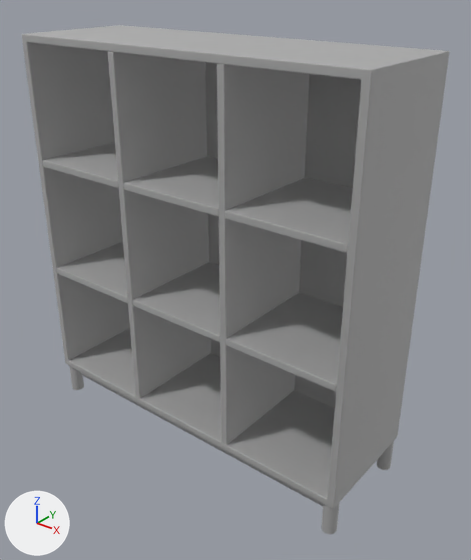
What one commit did to the FBX model Assets/Models/Furnitures/Bookshelf.fbx.
Both versions are drawn from a 50 mm lens placed at (-1.881, -1.265, 1.307), pointed at (-2.901, 0.01, 0.516). Every picture has the same lights, and +X, +Y and +Z are marked at lower left. Where no turn or scale is listed for an object, it has been applied to the vertices.

The first picture shows 'BookShelf'.
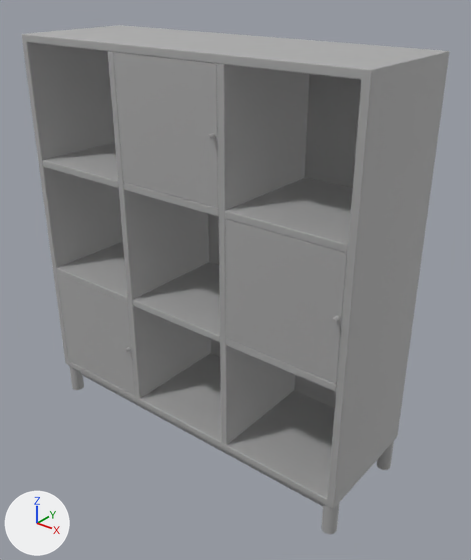
The newer file is also turned or shifted as a whole; pictures and numbers use the older file's frame.

Location of each change, (x1, y1, x2, y2) in pixels of the pictures (471 x 560 px):
'Door_BookShelf.002', added
    after: (225, 219, 347, 384)
'Door_BookShelf.001', added
    after: (114, 52, 219, 208)
'Door_BookShelf', added
    after: (57, 274, 136, 396)

What changed in the scene script:
```text
Add mat_01___default_001:
    mat_01___default_001 = principled_material('01 - Default.001')
    mat_01___default_001.base_color = (0.588, 0.588, 0.588)  # light grey #cacaca
    mat_01___default_001.metallic = 1.0
    mat_01___default_001.roughness = 0.859
Add me_mesh_007:
    me_mesh_007.from_pydata(...)  # 116 vertices, 152 faces; spans x 0.0..0.319, y -0.019..0.013, z -0.002..0.317
    me_mesh_007.materials.append(mat_01___default_001)  # its picture is missing
Add me_mesh_009:
    me_mesh_009.from_pydata(...)  # 116 vertices, 152 faces; spans x 0.0..0.319, y -0.019..0.013, z -0.002..0.317
    me_mesh_009.materials.append(mat_01___default_001)  # its picture is missing
Add me_mesh_004:
    me_mesh_004.from_pydata(...)  # 116 vertices, 152 faces; spans x 0.0..0.319, y -0.019..0.013, z -0.002..0.317
    me_mesh_004.materials.append(mat_01___default_001)  # its picture is missing
Add ob_door_bookshelf_001:
    ob_door_bookshelf_001 = bpy.data.objects.new('Door_BookShelf.001', me_mesh_007)
    ob_door_bookshelf_001.location = (-3.124, -0.172, 0.8)
Add ob_door_bookshelf_002:
    ob_door_bookshelf_002 = bpy.data.objects.new('Door_BookShelf.002', me_mesh_009)
    ob_door_bookshelf_002.location = (-2.784, -0.172, 0.46)
Add ob_door_bookshelf:
    ob_door_bookshelf = bpy.data.objects.new('Door_BookShelf', me_mesh_004)
    ob_door_bookshelf.location = (-3.464, -0.172, 0.12)
```
